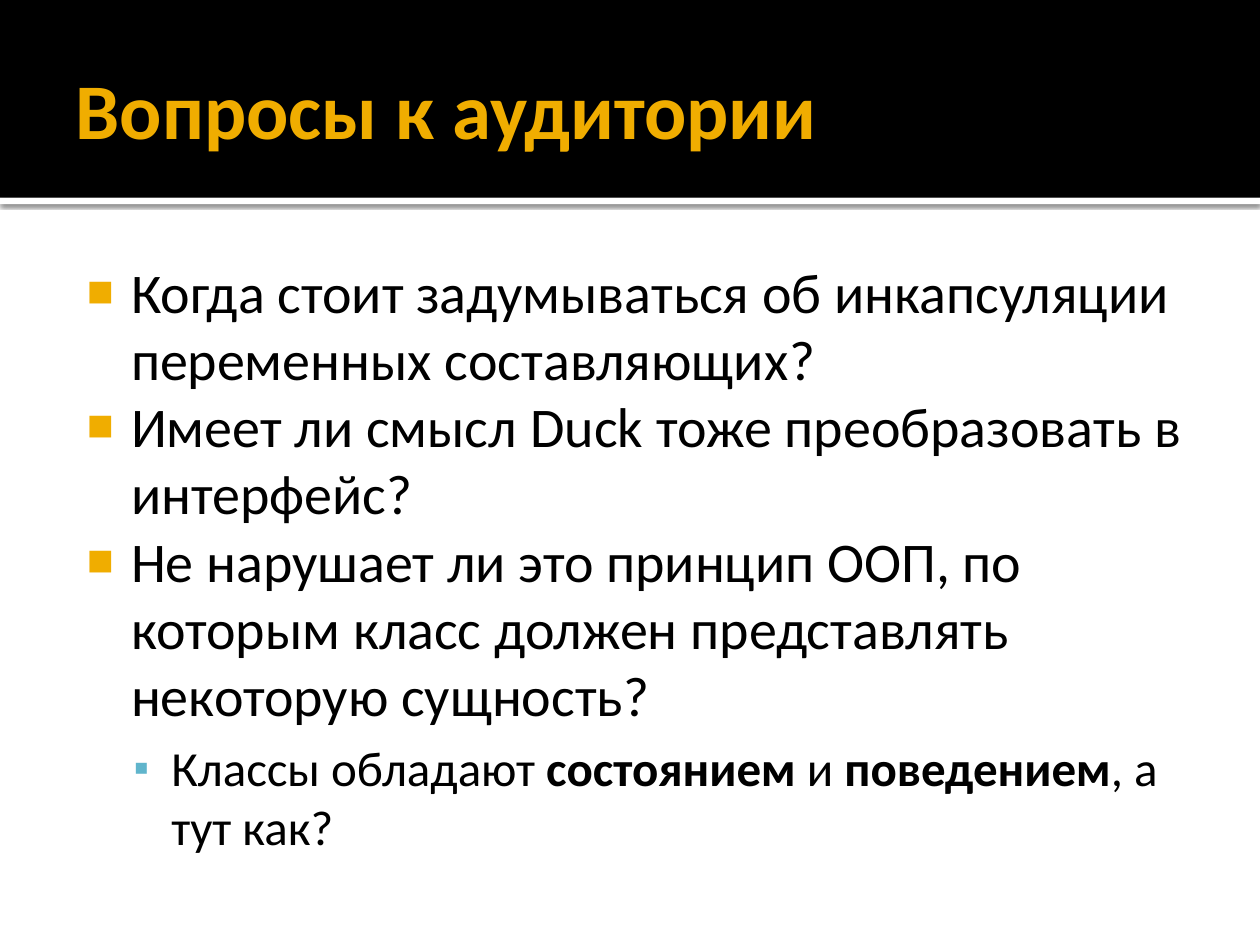
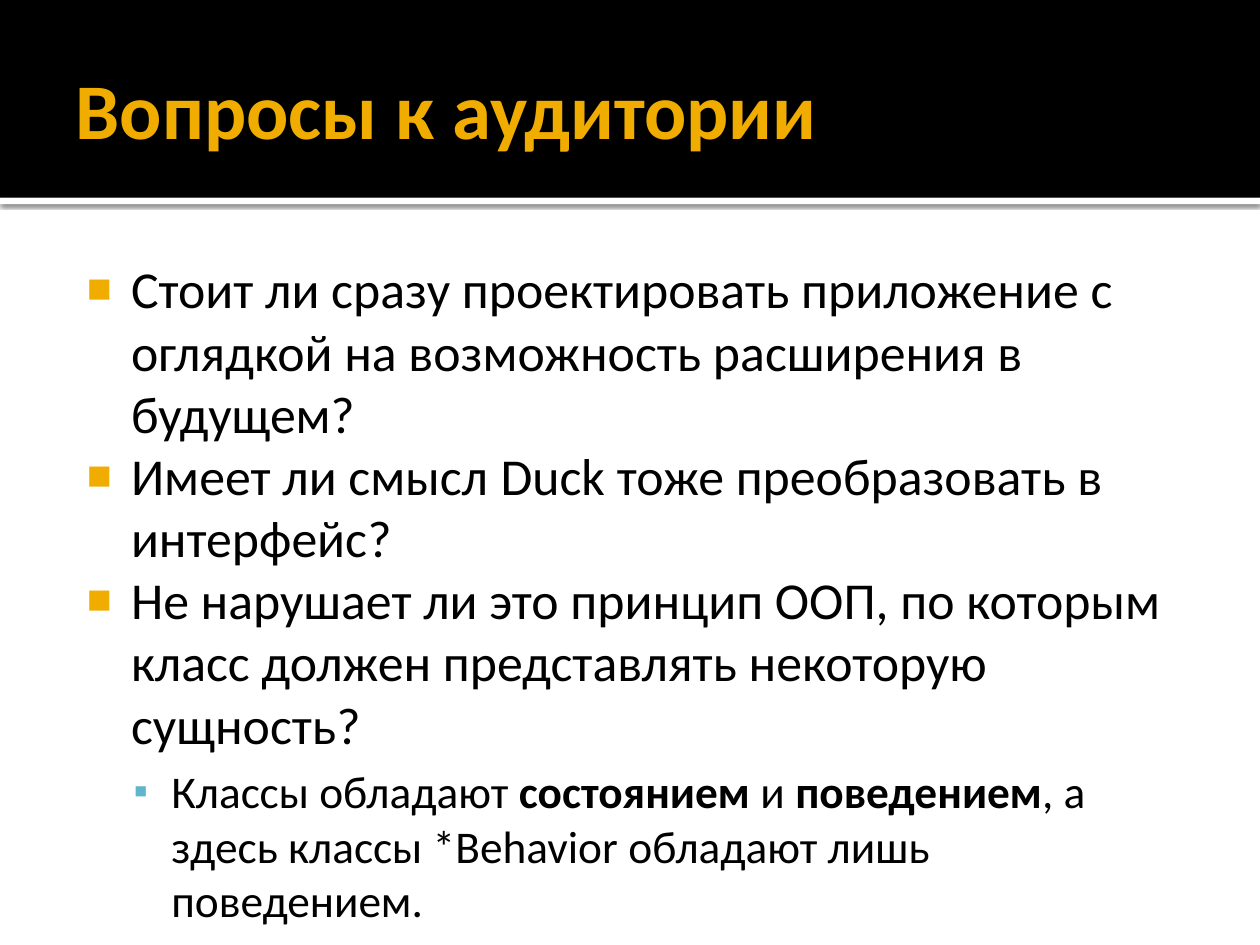
Before and after one commit to alexey-malov/ood, a slide deck: slide 17 of lectures/01.strategy/strategy.pptx (slide 23 before the commit). Drawn at 1260x945 pixels with LibreOffice and Linux fonts; fonts in the diff are those of the drawing. Boxes give left, top, right and bottom in pixels: in the first picture for what was removed or moved away, otherwise in the second. Text is boxed around its words. In the diff, an @@ line names an element or a change of style, - is before the commit and + after.

```diff
--- a/lectures/01.strategy/strategy.pptx
+++ b/lectures/01.strategy/strategy.pptx
@@ text at [131,274,1113,442]: text changed; size 32 to 29.6 pt @@
-■ Когда стоит задумываться об инкапсуляции переменных составляющих?
+■ Стоит ли сразу проектировать приложение с оглядкой на возможность расширения в будущем?
@@ text at [131,459,1160,753]: size 32 to 29.6 pt in "Имеет ли смысл Duck тоже преобразовать в ...", "Не нарушает ли это принцип ООП, по ..." @@
@@ text at [171,777,1086,871]: text changed; size 28 to 25.9 pt @@
-  ▪ Классы обладают состоянием и поведением, а тут как?
+  ▪ Классы обладают состоянием и поведением, а здесь классы *Behavior обладают лишь поведением.
```
Also in this commit, not shown: 9 other slides changed, 2 slides added, 7 slides removed, 2 other files.
